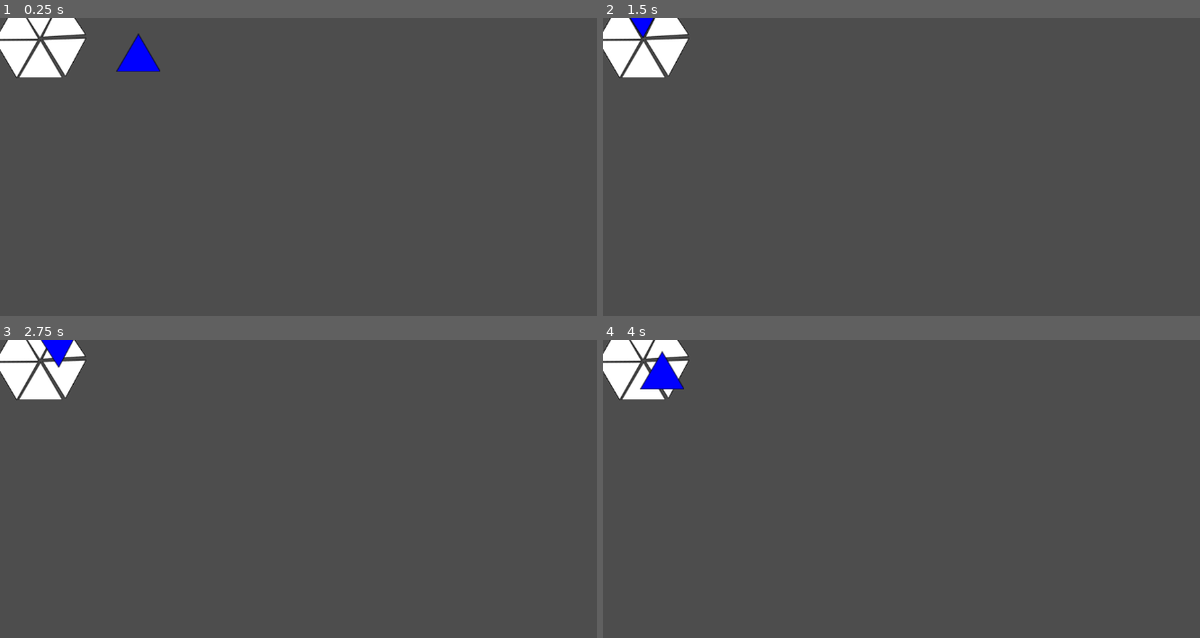
Above: before the commit, frames 1-4 (two rows, left to right).
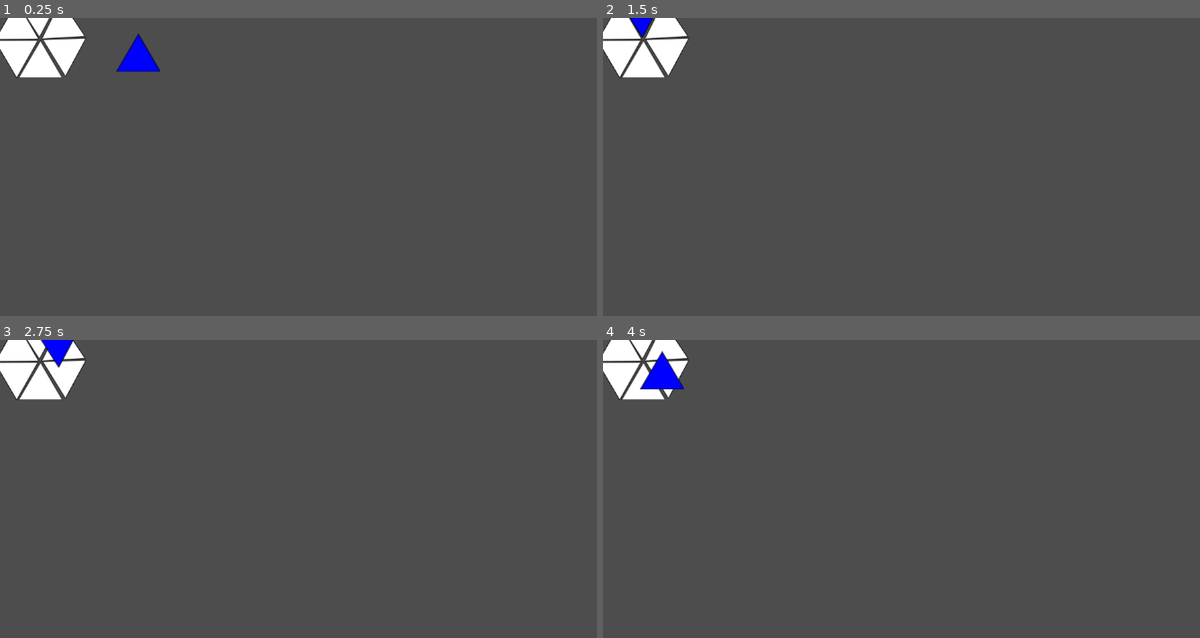
Above: after the commit, the same moments.

Repository: gussmith23/2024-summer-amy-gus-kmu-game
Game: Godot game, scene res://board.tscn
Two runs of this game, one before a commit and one after it. Both use one fixed random seed, a clock stepped at 60 frames per second and the inputs below.
Inputs (mouse positions are in pixels of both pictures, inside the frame that each line leads up to):
- Up to frame 1 (0.25 s): no input
- Up to frame 2 (1.5 s): tap Enter at 0.5 s; move the mouse to (626, 50) at 0.52 s; press the mouse at (626, 50) at 0.53 s; tap Space at 1.25 s; move the mouse to (644, 18) at 1.27 s; release the mouse at (644, 18) at 1.28 s; click (644, 18) at 1.35 s
- Up to frame 3 (2.75 s): tap Enter at 2 s; move the mouse to (59, 348) at 2.02 s; press the mouse at (59, 348) at 2.03 s
- Up to frame 4 (4 s): tap Space at 2.75 s; move the mouse to (644, 381) at 2.77 s; release the mouse at (644, 381) at 2.78 s; click (644, 381) at 2.85 s; tap Enter at 3.5 s; move the mouse to (662, 369) at 3.52 s; press the mouse at (662, 369) at 3.53 s

The runs differ from the first frame. In frame 1, 0.1% of the frame differs, in the area x 4-15%, y 0-8%; in frame 2, 0.1%; in frame 3, less than 0.1%; in frame 4, 0.1%.

Commit message:
More work

Diff:
--- a/board.tscn
+++ b/board.tscn
@@ -12,11 +12,11 @@
 rotation = 1.04054
 
 [node name="CardSlot4" parent="." instance=ExtResource("1_etu8o")]
-position = Vector2(63, 2)
+position = Vector2(62, 1)
 rotation = 3.10083
 
 [node name="CardSlot3" parent="." instance=ExtResource("1_etu8o")]
-position = Vector2(93, 14)
+position = Vector2(92, 17)
 rotation = -2.15783
 
 [node name="CardSlot" parent="." instance=ExtResource("1_etu8o")]
--- /dev/null
+++ b/load_board_ui.gd
@@ -0,0 +1,100 @@
+extends Control
+
+
+# Called when the node enters the scene tree for the first time.
+func _ready():
+  pass # Replace with function body.
+
+
+# Called every frame. 'delta' is the elapsed time since the previous frame.
+func _process(delta):
+  pass
+
+
+func _on_button_pressed():
+  print("button pressed")
+
+
+func _on_from_json_button_pressed():
+  print($JSONTextEdit.text)
+  var json = JSON.parse_string($JSONTextEdit.text)
+  if json == null:
+    print("JSON parse error")
+  else:
+    var board = json_to_board(json)
+
+    load_board_ui(board)
+
+
+func json_to_board(json_obj):
+  print_debug(json_obj)
+
+  assert(json_obj.has("grid"), "grid is missing")
+  var grid = json_obj["grid"]
+  assert(grid != null, "grid is null")
+  assert(grid == "tri4", "tri4 is the only supported grid")
+
+  assert(json_obj.has("deck"), "deck is missing")
+  assert(json_obj["deck"].has("properties"), "deck.properties is missing")
+  var deck = {}
+  for key in json_obj["deck"]["properties"].keys():
+    deck[key] = Array(json_obj["deck"]["properties"][key])
+
+  print_debug(deck)
+
+  return BoardState.new(grid, deck, null, null, null)
+
+class BoardState:
+  var grid = null
+  var deck = null
+  var movement = null
+  var feedback = null
+  var win = null
+
+  func _init(grid, deck, movement, feedback, win):
+    self.grid = grid
+    self.deck = deck
+    self.movement = movement
+    self.feedback = feedback
+    self.win = win
+
+  func print_debug():
+    print("grid: ", self.grid)
+    print("deck: ", self.deck)
+    print("movement: ", self.movement)
+    print("feedback: ", self.feedback)
+    print("win: ", self.win)
+
+
+func load_board_ui(board):
+  assert(board != null, "board is null")
+  assert(board.grid == "tri4", "tri4 is the only supported grid")
+
+  if board.grid == "tri4":
+    get_tree().change_scene_to_file("res://tri4.tscn")
+
+  var idxs = []
+  for i in range(board.deck.keys().size()):
+    idxs.push_back(0)
+  var num_cards = board.deck.keys().reduce(func(acc, x): return acc * board.deck[x].size(), 1)
+  for i in range(num_cards):
+
+    # Insert card into scene.
+    var card_scene = load("res://card.tscn")
+    var card = card_scene.instantiate()
+    add_child(card)
+
+    print(card)
+
+
+
+    # Increase idxs by manually adding 1 and carrying over where necessary.
+    idxs[0] += 1
+    for j in range(board.deck.keys().size()):
+      if idxs[j] == board.deck[board.deck.keys()[j]].size():
+        idxs[j] = 0
+        if j+1 < board.deck.keys().size():
+          idxs[j+1] += 1
+        if j+1 == board.deck.keys().size():
+          # Just a sanity check.
+          assert(i == num_cards-1)
--- /dev/null
+++ b/load_board_ui.tscn
@@ -0,0 +1,46 @@
+[gd_scene load_steps=2 format=3 uid="uid://bmh8ql54hs3vy"]
+
+[ext_resource type="Script" path="res://load_board_ui.gd" id="1_4c88s"]
+
+[node name="Control" type="Control"]
+layout_mode = 3
+anchors_preset = 15
+anchor_right = 1.0
+anchor_bottom = 1.0
+grow_horizontal = 2
+grow_vertical = 2
+script = ExtResource("1_4c88s")
+
+[node name="FilePathTextEdit" type="TextEdit" parent="."]
+layout_mode = 0
+offset_left = 39.0
+offset_top = 37.0
+offset_right = 279.0
+offset_bottom = 91.0
+
+[node name="FromFilePathButton" type="Button" parent="."]
+layout_mode = 0
+offset_left = 298.0
+offset_top = 36.0
+offset_right = 417.0
+offset_bottom = 92.0
+text = "load from file"
+
+[node name="JSONTextEdit" type="TextEdit" parent="."]
+layout_mode = 0
+offset_left = 39.0
+offset_top = 108.0
+offset_right = 279.0
+offset_bottom = 162.0
+pivot_offset = Vector2(-377, 247)
+
+[node name="FromJSONButton" type="Button" parent="."]
+layout_mode = 0
+offset_left = 299.0
+offset_top = 109.0
+offset_right = 418.0
+offset_bottom = 165.0
+text = "load from json"
+
+[connection signal="pressed" from="FromFilePathButton" to="." method="_on_button_pressed"]
+[connection signal="pressed" from="FromJSONButton" to="." method="_on_from_json_button_pressed"]
--- /dev/null
+++ b/tri4.tscn
@@ -0,0 +1,18 @@
+[gd_scene load_steps=2 format=3 uid="uid://cv8ys0yo41lo0"]
+
+[ext_resource type="PackedScene" uid="uid://bhg2rf5ypcjl6" path="res://card_slot.tscn" id="1_ugmwn"]
+
+[node name="Node2D" type="Node2D"]
+
+[node name="CardSlot" parent="." instance=ExtResource("1_ugmwn")]
+position = Vector2(102, 41)
+
+[node name="CardSlot2" parent="." instance=ExtResource("1_ugmwn")]
+position = Vector2(60, 109)
+
+[node name="CardSlot3" parent="." instance=ExtResource("1_ugmwn")]
+position = Vector2(103, 106)
+rotation = -3.14159
+
+[node name="CardSlot4" parent="." instance=ExtResource("1_ugmwn")]
+position = Vector2(145, 110)
Binary file added: godot-yaml/icon.png
Not shown, added: godot-yaml/icon.png.import
Not shown, added: godot-yaml/LICENSE
Not shown, added: godot-yaml/README.md
Not shown, added: godot-yaml/addons/godot-yaml/gdyaml.gdnlib
Not shown, added: godot-yaml/addons/godot-yaml/gdyaml.gdns
Not shown, added: godot-yaml/addons/godot-yaml/osx/libgodotyaml.dylib
Not shown, added: godot-yaml/addons/godot-yaml/wasm/libgodotyaml.wasm
Not shown, added: godot-yaml/addons/godot-yaml/win32/libgodotyaml.dll
Not shown, added: godot-yaml/addons/godot-yaml/win64/libgodotyaml.dll
Not shown, added: godot-yaml/addons/godot-yaml/x11/libgodotyaml.so
